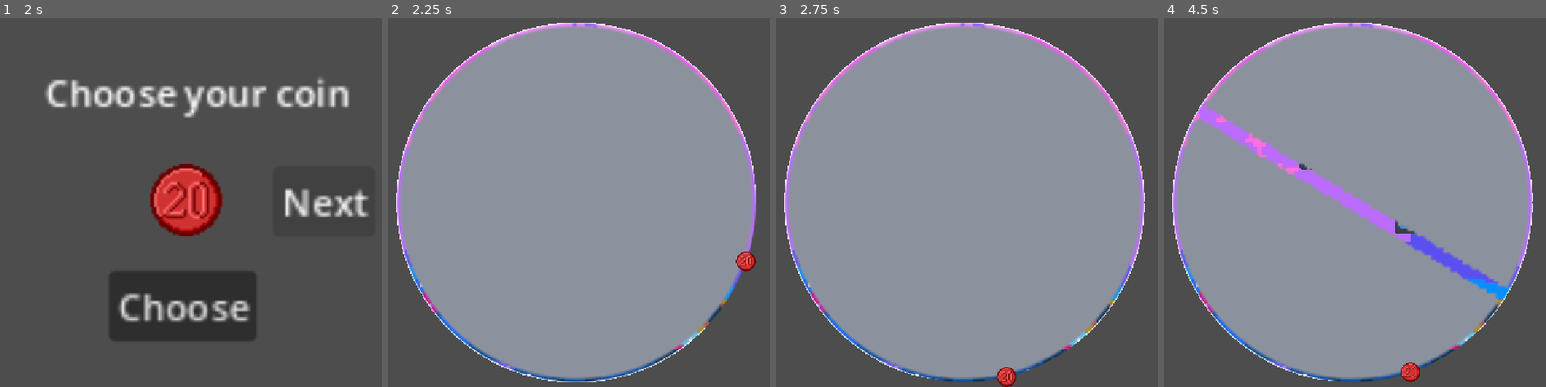
Above: before the commit, frames 1-4 (left to right).
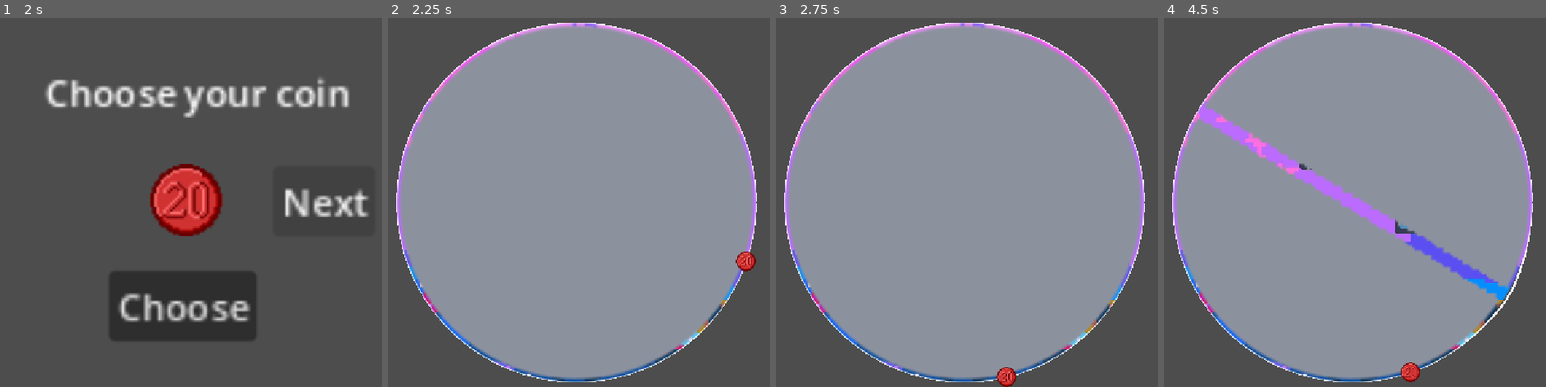
Above: after the commit, the same moments.

Repository: Dan-Yaacobi/CircleGame
Game: Godot game, scene res://Scenes/start_menu.tscn
Same seed, same stepped clock (60 frames per second), same inputs: the game is played once before the commit and once after it. The engine's default icon, where the game draws it, is replaced by a stand-in: a white triangle on a blue panel in a dark square.
Inputs (mouse positions are in pixels of both pictures, inside the frame that each line leads up to):
- Up to frame 1 (2 s): click "Next" at 0.5 s; click "Next" at 1.25 s
- Up to frame 2 (2.25 s): click "Choose" at 2 s
- Up to frame 3 (2.75 s): no input
- Up to frame 4 (4.5 s): move the mouse to (1496, 184) at 2.77 s; press the mouse at (1496, 184) at 2.78 s; move the mouse to (1221, 220) at 3.52 s; release the mouse at (1221, 220) at 3.53 s; click (1221, 220) at 3.6 s; move the mouse to (1419, 121) at 4.27 s; hold Space (test) from 4.28 s (still down)

Frame 1 is identical in both runs. In frame 2, 0.1% of the frame differs, in the area x 79-97%, y 41-88%; in frame 3, 0.1%; in frame 4, 0.3%, in the area x 41-97%, y 56-99%.

Commit message:
Rework boundary bend to trigger only on landing impact, as a real spring
Moved the bend trigger from every orbiting frame (invisible under the
coin sprite, never released) to _snap_to_orbit, the moment the coin lands
back on the boundary after shooting through. Replaced the linear
decay with a damped spring (bend_stiffness/bend_damping) so the dent
actually snaps back with a bit of overshoot/wobble instead of just
easing flat, which reads much more like an impact.

Co-Authored-By: Claude Sonnet 5 <noreply@anthropic.com>
Claude-Session: https://claude.ai/code/session_01668rN2X8dcPgKMK6Nc3rGR

Diff:
--- a/Scripts/line_2d.gd
+++ b/Scripts/line_2d.gd
@@ -4,15 +4,17 @@
 var radius: float = 100.0
 @export var segments: int = 64
 
-## Game-juice bend: when something touches the boundary, the segments near
-## the touch angle dent inward and spring back over time.
-@export var bend_strength: float = 18.0  # px, max inward push at the touch point
-@export_range(0.01, PI, 0.01) var bend_spread: float = 0.6  # radians, angular half-width affected
+## Game-juice bend: on impact, the segments near the touch angle dent inward
+## and spring back like a damped spring (with a little overshoot/wobble).
+@export var bend_strength: float = 30.0  # px, max inward push at the touch point
+@export_range(0.01, PI, 0.01) var bend_spread: float = 0.5  # radians, angular half-width affected
 @export var bend_falloff: float = 2.0  # higher = tighter/sharper dent around the touch point
-@export var bend_recovery_speed: float = 6.0  # how fast the dent springs back, per second
+@export var bend_stiffness: float = 140.0  # spring tension — higher snaps back faster/harder
+@export var bend_damping: float = 10.0  # higher settles the wobble faster, less bounce
 
 var _bend_angle: float = 0.0
-var _bend_intensity: float = 0.0  # 0..1
+var _bend_intensity: float = 0.0  # spring displacement, 1.0 = full dent, oscillates through 0
+var _bend_velocity: float = 0.0
 
 func _ready():
 	width = 4.0
@@ -20,19 +22,22 @@
 	_update_circle()
 
 func _process(delta: float) -> void:
-	if _bend_intensity <= 0.0:
+	if absf(_bend_intensity) < 0.001 and absf(_bend_velocity) < 0.001:
 		return
-	_bend_intensity = move_toward(_bend_intensity, 0.0, bend_recovery_speed * delta)
+	var accel = -bend_stiffness * _bend_intensity - bend_damping * _bend_velocity
+	_bend_velocity += accel * delta
+	_bend_intensity += _bend_velocity * delta
 	_update_circle()
 
 func set_radius_immediate(new_radius: float) -> void:
 	radius = new_radius
 	_update_circle()
 
-# Call whenever something touches the boundary at local angle `angle` (radians).
+# Call at the moment of impact, e.g. when the coin lands back on the boundary.
 func bend_at(angle: float, strength: float = 1.0) -> void:
 	_bend_angle = angle
-	_bend_intensity = clampf(strength, 0.0, 1.0)
+	_bend_intensity = maxf(strength, 0.0)
+	_bend_velocity = 0.0
 	_update_circle()
 
 func _update_circle():
@@ -44,7 +49,7 @@
 	points = pts
 
 func _bend_offset(a: float) -> float:
-	if _bend_intensity <= 0.0:
+	if absf(_bend_intensity) < 0.001:
 		return 0.0
 	var diff = wrapf(a - _bend_angle, -PI, PI)
 	var t = clampf(1.0 - abs(diff) / bend_spread, 0.0, 1.0)
--- a/Scripts/player.gd
+++ b/Scripts/player.gd
@@ -35,9 +35,6 @@
 	velocity = (target_pos - global_position) / delta
 	move_and_slide()
 
-	if circle.has_method("bend_boundary"):
-		circle.bend_boundary(angle)
-
 func _process_through_center(_delta: float) -> void:
 	velocity = launch_dir * launch_speed
 	move_and_slide()
@@ -54,6 +51,9 @@
 	var offset = (global_position - circle.global_position).normalized()
 	global_position = circle.global_position + offset * circle.curr_radius
 	angle = offset.angle()
+
+	if circle.has_method("bend_boundary"):
+		circle.bend_boundary(angle)
 
 func _unhandled_input(event: InputEvent) -> void:
 	if event.is_action_pressed("shoot"):
